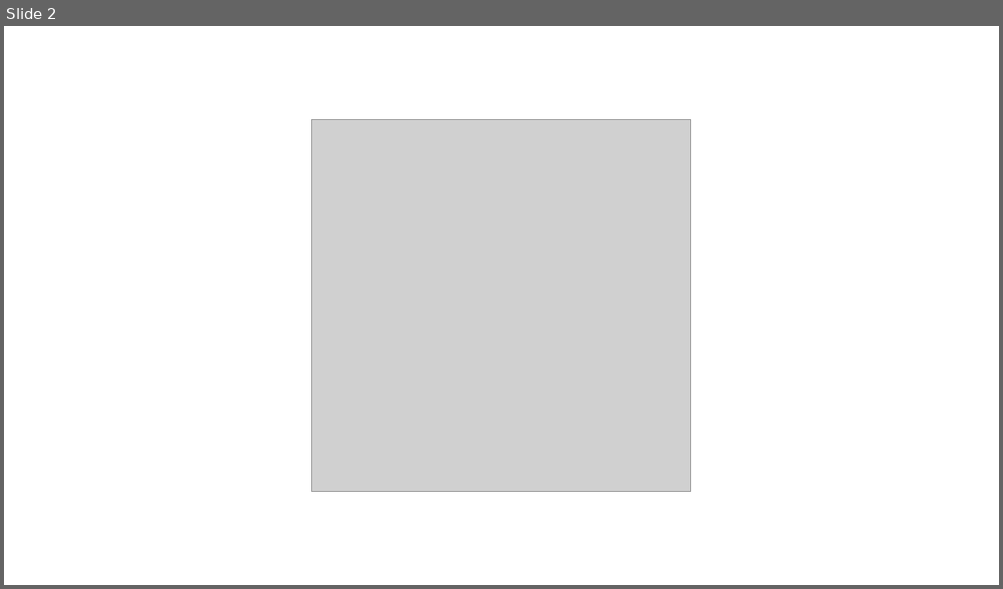
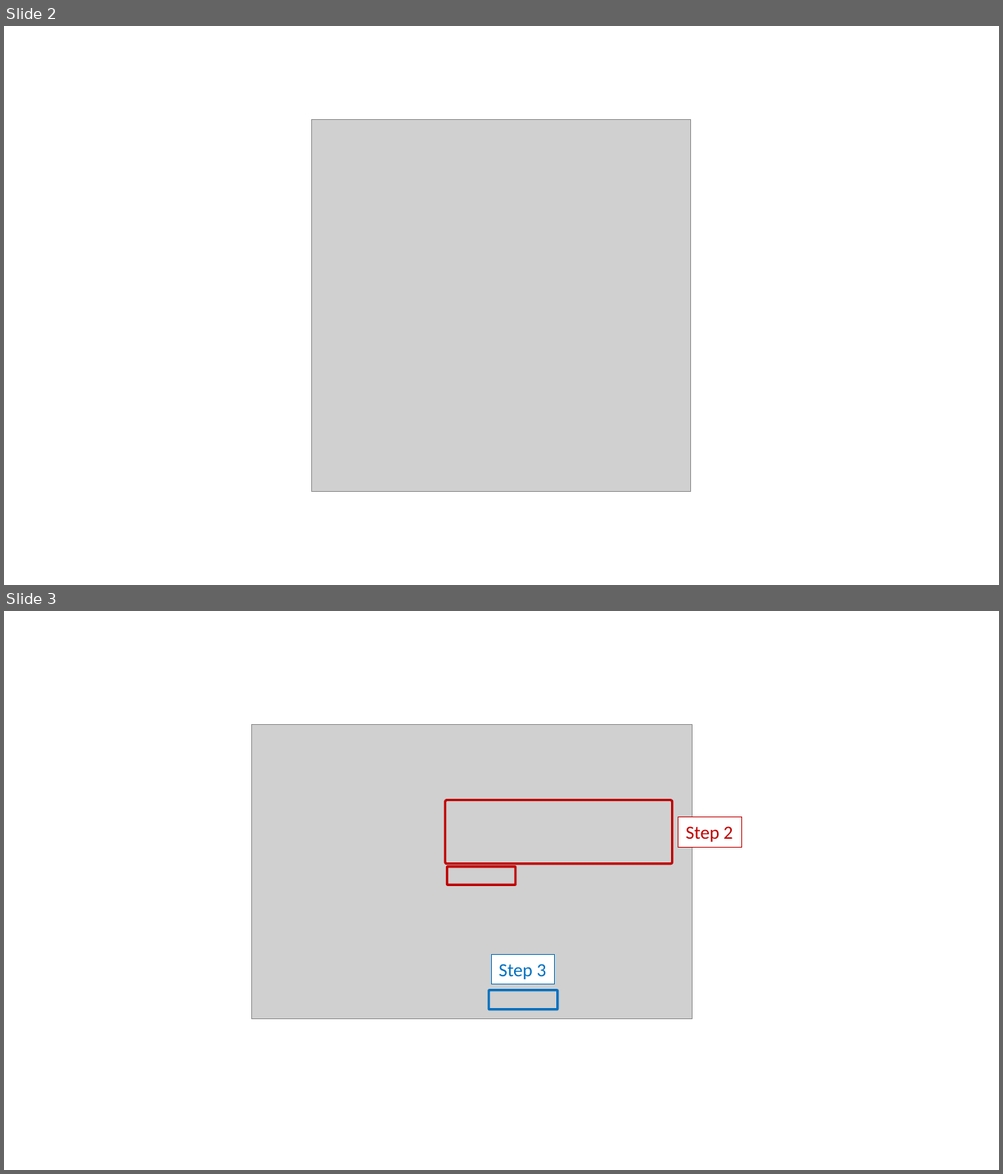
Before and after one commit to clnsmith/opensim_htc, a slide deck: documentation/wiki/figures/wiki_figures.pptx. Shown one above the other, each under a label of ours: slide 2 before the commit, slides 2 and 3 after it. The pictures are 1003x589 and 1003x1174 pixels, drawn with LibreOffice and Linux fonts; fonts in the diff are those of the drawing; grey boxes stand for pictures. Boxes give left, top, right and bottom in pixels: in the first picture for what was removed or moved away, otherwise in the second. Text is boxed around its words. In the diff, an @@ line names an element or a change of style, - is before the commit and + after.

```diff
--- a/documentation/wiki/figures/wiki_figures.pptx
+++ b/documentation/wiki/figures/wiki_figures.pptx
@@ slide 3 added at (4,611,999,1170), background #FFFFFF @@
@@ picture added at (252,724,692,1019) @@
@@ rounded rectangle added at (445,800,671,864), outline #C00000 2.25 pt @@
@@ rectangle added at (678,817,741,847), fill #FFFFFF, outline #C00000 0.75 pt, 18 pt, text #C00000 @@
+Step 2
@@ rounded rectangle added at (447,867,516,885), outline #C00000 2.25 pt @@
@@ rectangle added at (491,954,554,984), fill #FFFFFF, outline #0070C0 0.75 pt, 18 pt, text #0070C0 @@
+Step 3
@@ rounded rectangle added at (489,991,558,1010), outline #0070C0 2.25 pt @@
```
Also in this commit, not shown: 1 other slide added, 1 other file.
